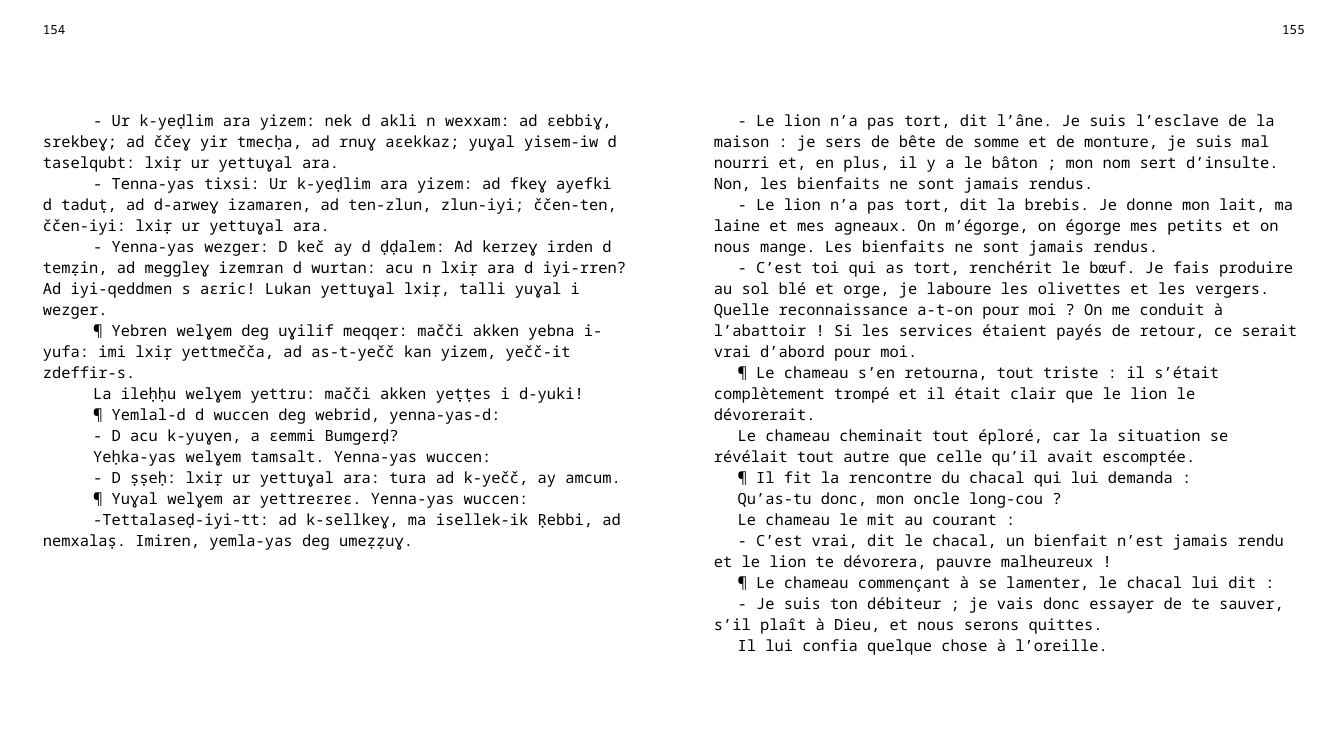
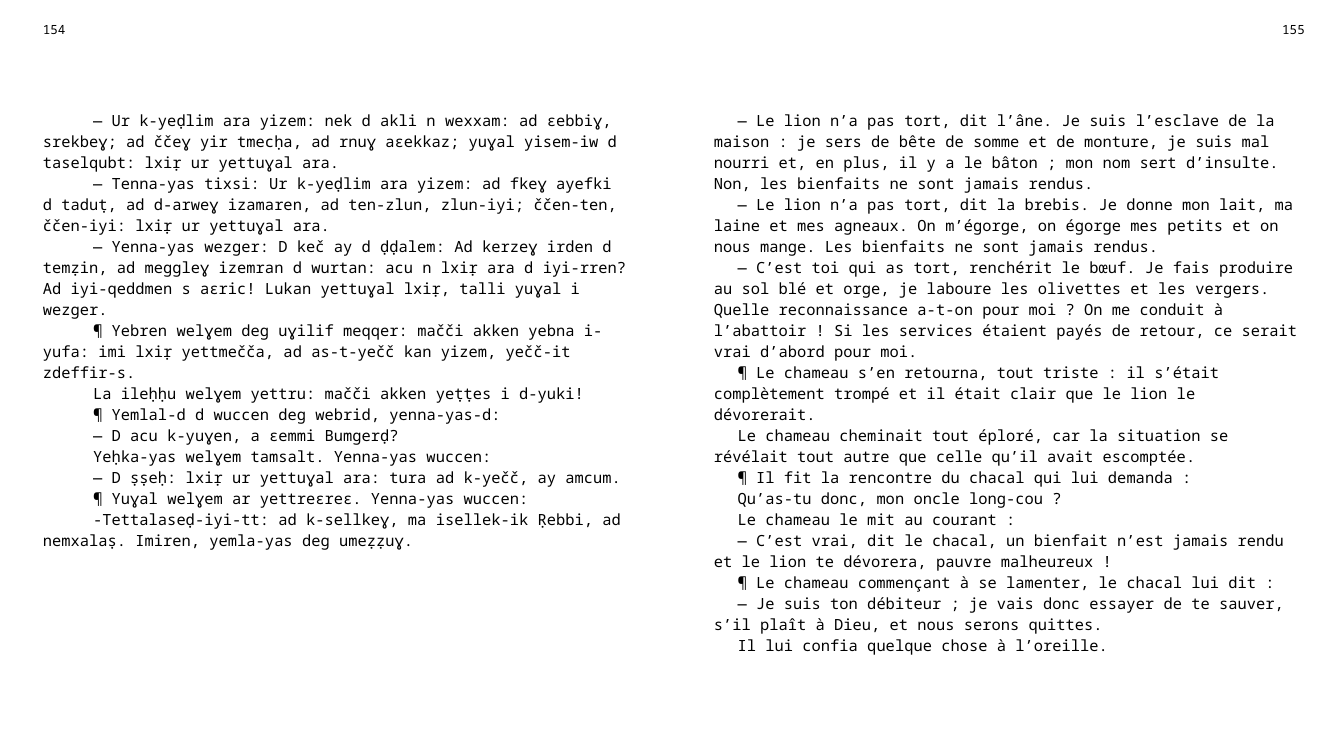
Before and after one commit to sferhah/tamacahut_n_wuccen, a slide deck: slide 74 of Uccen.ConsoleApp/Resources/pptx/uccen.pptx. Drawn at 1344x756 pixels with LibreOffice and Linux fonts; fonts in the diff are those of the drawing. Boxes give left, top, right and bottom in pixels: in the first picture for what was removed or moved away, otherwise in the second. Text is boxed around its words. In the diff, an @@ line names an element or a change of style, - is before the commit and + after.

```diff
--- a/Uccen.ConsoleApp/Resources/pptx/uccen.pptx
+++ b/Uccen.ConsoleApp/Resources/pptx/uccen.pptx
@@ table at [32,16,1315,729] @@
-row 3, column 1: - Ur k-yeḍlim ara yizem: nek d akli n wexxam: ad ɛebbiɣ, srekbeɣ; ad ččeɣ yir tmecḥa, ad rnuɣ aɛekkaz; yuɣal yisem-iw d taselqubt: lxiṛ ur yettuɣal ara. / - Tenna-yas tixsi: Ur k-yeḍlim ara yizem: ad fkeɣ ayefki d taduṭ, ad d-arweɣ izamaren, ad ten-zlun, zlun-iyi; ččen-ten, ččen-iyi: lxiṛ ur yettuɣal ara. / - Yenna-yas wezger: D keč ay d ḍḍalem: Ad kerzeɣ irden d temẓin, ad meggleɣ izemran d wurtan: acu n lxiṛ ara d iyi-rren? Ad iyi-qeddmen s aɛric! Lukan yettuɣal lxiṛ, talli yuɣal i wezger. / ¶ Yebren welɣem deg uɣilif meqqer: mačči akken yebna i-yufa: imi lxiṛ yettmečča, ad as-t-yečč kan yizem, yečč-it zdeffir-s. / La ileḥḥu welɣem yettru: mačči akken yeṭṭes i d-yuki! / ¶ Yemlal-d d wuccen deg webrid, yenna-yas-d: / - D acu k-yuɣen, a ɛemmi Bumgerḍ? / Yeḥka-yas welɣem tamsalt. Yenna-yas wuccen: / - D ṣṣeḥ: lxiṛ ur yettuɣal ara: tura ad k-yečč, ay amcum. / ¶ Yuɣal welɣem ar yettreɛreɛ. Yenna-yas wuccen: / -Tettalaseḍ-iyi-tt: ad k-sellkeɣ, ma isellek-ik Ṛebbi, ad nemxalaṣ. Imiren, yemla-yas deg umeẓẓuɣ.
+row 3, column 1: — Ur k-yeḍlim ara yizem: nek d akli n wexxam: ad ɛebbiɣ, srekbeɣ; ad ččeɣ yir tmecḥa, ad rnuɣ aɛekkaz; yuɣal yisem-iw d taselqubt: lxiṛ ur yettuɣal ara. / — Tenna-yas tixsi: Ur k-yeḍlim ara yizem: ad fkeɣ ayefki d taduṭ, ad d-arweɣ izamaren, ad ten-zlun, zlun-iyi; ččen-ten, ččen-iyi: lxiṛ ur yettuɣal ara. / — Yenna-yas wezger: D keč ay d ḍḍalem: Ad kerzeɣ irden d temẓin, ad meggleɣ izemran d wurtan: acu n lxiṛ ara d iyi-rren? Ad iyi-qeddmen s aɛric! Lukan yettuɣal lxiṛ, talli yuɣal i wezger. / ¶ Yebren welɣem deg uɣilif meqqer: mačči akken yebna i-yufa: imi lxiṛ yettmečča, ad as-t-yečč kan yizem, yečč-it zdeffir-s. / La ileḥḥu welɣem yettru: mačči akken yeṭṭes i d-yuki! / ¶ Yemlal-d d wuccen deg webrid, yenna-yas-d: / — D acu k-yuɣen, a ɛemmi Bumgerḍ? / Yeḥka-yas welɣem tamsalt. Yenna-yas wuccen: / — D ṣṣeḥ: lxiṛ ur yettuɣal ara: tura ad k-yečč, ay amcum. / ¶ Yuɣal welɣem ar yettreɛreɛ. Yenna-yas wuccen: / -Tettalaseḍ-iyi-tt: ad k-sellkeɣ, ma isellek-ik Ṛebbi, ad nemxalaṣ. Imiren, yemla-yas deg umeẓẓuɣ.
-row 3, column 3: - Le lion n’a pas tort, dit l’âne. Je suis l’esclave de la maison : je sers de bête de somme et de monture, je suis mal nourri et, en plus, il y a le bâton ; mon nom sert d’insulte. Non, les bienfaits ne sont jamais rendus. / - Le lion n’a pas tort, dit la brebis. Je donne mon lait, ma laine et mes agneaux. On m’égorge, on égorge mes petits et on nous mange. Les bienfaits ne sont jamais rendus. / - C’est toi qui as tort, renchérit le bœuf. Je fais produire au sol blé et orge, je laboure les olivettes et les vergers. Quelle reconnaissance a-t-on pour moi ? On me conduit à l’abattoir ! Si les services étaient payés de retour, ce serait vrai d’abord pour moi. / ¶ Le chameau s’en retourna, tout triste : il s’était complètement trompé et il était clair que le lion le dévorerait. / Le chameau cheminait tout éploré, car la situation se révélait tout autre que celle qu’il avait escomptée. / ¶ Il fit la rencontre du chacal qui lui demanda : / Qu’as-tu donc, mon oncle long-cou ? / Le chameau le mit au courant : / - C’est vrai, dit le chacal, un bienfait n’est jamais rendu et le lion te dévorera, pauvre malheureux ! / ¶ Le chameau commençant à se lamenter, le chacal lui dit : / - Je suis ton débiteur ; je vais donc essayer de te sauver, s’il plaît à Dieu, et nous serons quittes. / Il lui confia quelque chose à l’oreille.
+row 3, column 3: — Le lion n’a pas tort, dit l’âne. Je suis l’esclave de la maison : je sers de bête de somme et de monture, je suis mal nourri et, en plus, il y a le bâton ; mon nom sert d’insulte. Non, les bienfaits ne sont jamais rendus. / — Le lion n’a pas tort, dit la brebis. Je donne mon lait, ma laine et mes agneaux. On m’égorge, on égorge mes petits et on nous mange. Les bienfaits ne sont jamais rendus. / — C’est toi qui as tort, renchérit le bœuf. Je fais produire au sol blé et orge, je laboure les olivettes et les vergers. Quelle reconnaissance a-t-on pour moi ? On me conduit à l’abattoir ! Si les services étaient payés de retour, ce serait vrai d’abord pour moi. / ¶ Le chameau s’en retourna, tout triste : il s’était complètement trompé et il était clair que le lion le dévorerait. / Le chameau cheminait tout éploré, car la situation se révélait tout autre que celle qu’il avait escomptée. / ¶ Il fit la rencontre du chacal qui lui demanda : / Qu’as-tu donc, mon oncle long-cou ? / Le chameau le mit au courant : / — C’est vrai, dit le chacal, un bienfait n’est jamais rendu et le lion te dévorera, pauvre malheureux ! / ¶ Le chameau commençant à se lamenter, le chacal lui dit : / — Je suis ton débiteur ; je vais donc essayer de te sauver, s’il plaît à Dieu, et nous serons quittes. / Il lui confia quelque chose à l’oreille.
```
Also in this commit, not shown: 61 other slides changed, 7 other files.
